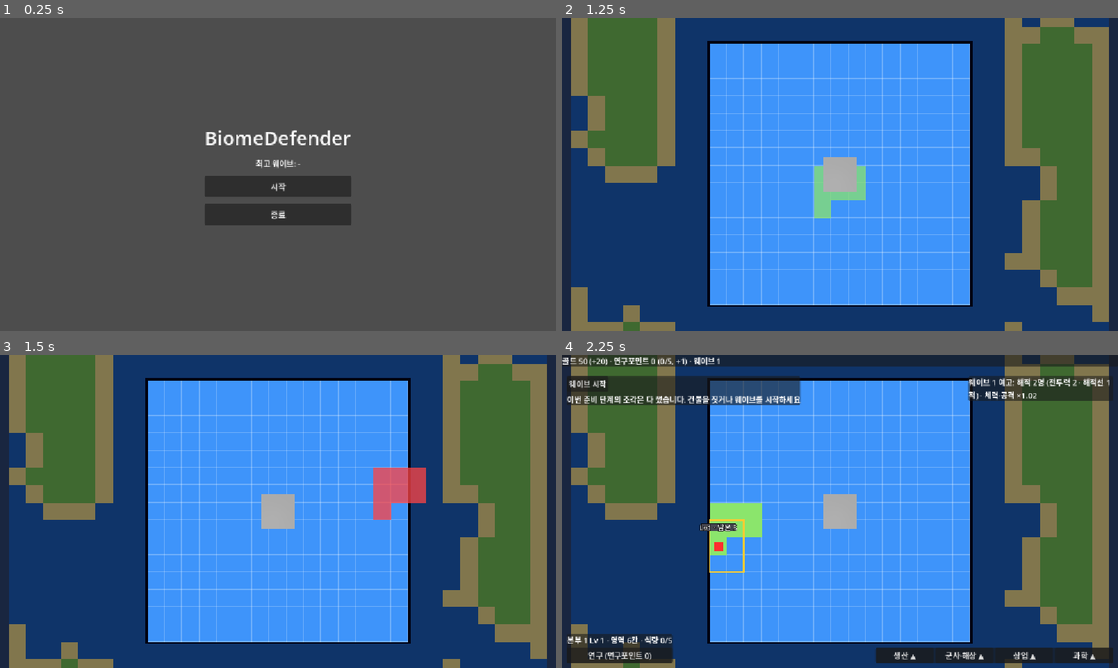
Above: before the commit, frames 1-4 (two rows, left to right).
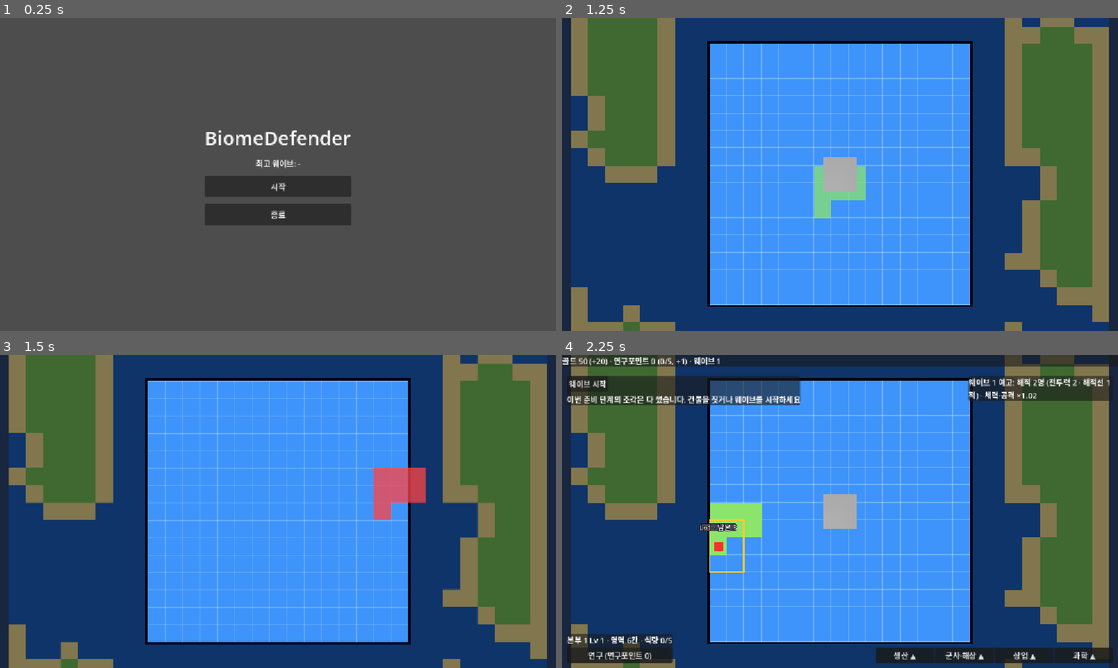
Above: after the commit, the same moments.

Repository: dpwns5889/Islander
Game: Godot game, scene res://assets/scenes/menu.tscn
Same seed, same stepped clock (60 frames per second), same inputs: the game is played once before the commit and once after it.
Inputs (mouse positions are in pixels of both pictures, inside the frame that each line leads up to):
- Up to frame 1 (0.25 s): no input
- Up to frame 2 (1.25 s): click "시작" at 0.5 s
- Up to frame 3 (1.5 s): tap Enter at 1.25 s; move the mouse to (400, 495) at 1.27 s; tap P at 1.35 s; click (400, 495) at 1.42 s
- Up to frame 4 (2.25 s): tap Space at 2 s; move the mouse to (728, 527) at 2.02 s; tap P at 2.1 s; click (728, 527) at 2.17 s

Frames 1-2 are identical in both runs. In frame 3, 7.4% of the frame differs, in the area x 1-99%, y 0-100%; in frame 4, nothing differs.

Commit message:
도트 화면 켜고 끄기 (기획서 v0.52)
- assets/scripts/pixel_view.gd: 도트 화면 켜고 끄기(끄면 원래 해상도, 외곽선 없음)
- assets/scripts/main.gd: P키로 전환
- tests/m29_flow.gd: 전환 점검
- docs/GameDesign.md, html: 7.2, 변경 이력, 다음 작업(M9 모델링·렌더링) 정리
- project.godot: 버전 0.52, 항목 순서 정리
- CLAUDE.md: 버전을 올리기 전 직전 버전 커밋 규칙

Co-Authored-By: Claude Sonnet 5.5 <noreply@anthropic.com>

Diff:
--- a/assets/scripts/main.gd
+++ b/assets/scripts/main.gd
@@ -995,6 +995,9 @@
 	var left: bool = event is InputEventMouseButton and event.pressed and event.button_index == MOUSE_BUTTON_LEFT
 	var right: bool = event is InputEventMouseButton and event.pressed and event.button_index == MOUSE_BUTTON_RIGHT
 	var key: int = (event as InputEventKey).keycode if event is InputEventKey and event.pressed else 0
+	if key == KEY_P and not event.is_echo(): # 도트 화면 켜고 끄기 (기획서 7.2)
+		pixel.set_enabled(not pixel.enabled)
+		return
 	if battle == null and event is InputEventMouseButton and event.pressed and (event.button_index == MOUSE_BUTTON_WHEEL_UP or event.button_index == MOUSE_BUTTON_WHEEL_DOWN):
 		_wheel_zoom(Balance.ZOOM_STEP if event.button_index == MOUSE_BUTTON_WHEEL_UP else 1.0 / Balance.ZOOM_STEP)
 		return
--- a/assets/scripts/pixel_view.gd
+++ b/assets/scripts/pixel_view.gd
@@ -7,6 +7,8 @@
 const LABEL_LAYER: int = 2 ## 글자(Label3D)가 그려지는 3D 레이어 번호 (1은 일반 물체)
 
 var camera: Camera3D ## 도트 화면을 그리는 카메라(격자에 맞춰 움직인다)
+var enabled: bool = true ## 끄면 원래 해상도로 외곽선 없이 그린다. 저장하지 않아 시작은 늘 도트 (기획서 7.2)
+var _post: MeshInstance3D
 var _sub: SubViewport
 var _tex: TextureRect
 var _lsub: SubViewport
@@ -38,18 +40,18 @@
 	camera.cull_mask = 1
 	_sub.add_child(camera)
 	camera.current = true
-	var post: MeshInstance3D = MeshInstance3D.new()
+	_post = MeshInstance3D.new()
 	var q: QuadMesh = QuadMesh.new()
 	q.size = Vector2(2, 2)
-	post.mesh = q
-	post.extra_cull_margin = 16384.0
+	_post.mesh = q
+	_post.extra_cull_margin = 16384.0
 	var pm: ShaderMaterial = ShaderMaterial.new()
 	pm.shader = POST_SHADER
 	pm.render_priority = 127 # 반투명 물체(격자·영역선·미리보기)를 다 그린 뒤 맨 마지막에 후처리한다
-	post.material_override = pm
-	post.cast_shadow = GeometryInstance3D.SHADOW_CASTING_SETTING_OFF
-	camera.add_child(post)
-	post.position = Vector3(0, 0, -1)
+	_post.material_override = pm
+	_post.cast_shadow = GeometryInstance3D.SHADOW_CASTING_SETTING_OFF
+	camera.add_child(_post)
+	_post.position = Vector3(0, 0, -1)
 	# 글자 전용 화면: 원래 해상도로 그려 도트 위에 얹는다
 	var front: CanvasLayer = CanvasLayer.new()
 	front.layer = -1
@@ -78,10 +80,21 @@
 	_resize()
 
 
+## 도트 화면을 켜고 끈다 (기획서 7.2)
+func set_enabled(on: bool) -> void:
+	enabled = on
+	_post.visible = on
+	_tex.texture_filter = CanvasItem.TEXTURE_FILTER_NEAREST if on else CanvasItem.TEXTURE_FILTER_LINEAR
+	_resize()
+
+
 func _resize() -> void:
 	var logical: Vector2 = get_viewport().get_visible_rect().size
-	_k = maxf(1.0, logical.y / float(Balance.PIXEL_HEIGHT))
-	_sub.size = Vector2i(ceili(logical.x / _k) + 2, Balance.PIXEL_HEIGHT + 2) # 위아래·양옆에 1도트씩 여유(카메라 격자 맞춤용)
+	var height: int = Balance.PIXEL_HEIGHT if enabled else maxi(1, get_window().size.y)
+	_k = logical.y / float(height)
+	if enabled:
+		_k = maxf(1.0, _k)
+	_sub.size = Vector2i(ceili(logical.x / _k) + 2, height + 2) # 위아래·양옆에 1도트씩 여유(카메라 격자 맞춤용)
 	_tex.size = Vector2(_sub.size) * _k
 	_lsub.size = Vector2i(maxi(1, get_window().size.x), maxi(1, get_window().size.y))
 
@@ -95,7 +108,7 @@
 
 func _process(_delta: float) -> void:
 	var basis: Basis = Basis.from_euler(Vector3(deg_to_rad(-_pitch), 0.0, 0.0))
-	var texel: float = _size / float(Balance.PIXEL_HEIGHT)
+	var texel: float = _size / float(_sub.size.y - 2)
 	var x: float = _pos.dot(basis.x)
 	var y: float = _pos.dot(basis.y)
 	var sx: float = roundf(x / texel) * texel
--- a/project.godot
+++ b/project.godot
@@ -11,7 +11,7 @@
 [application]
 
 config/name="Islander"
-config/version="0.51"
+config/version="0.52"
 run/main_scene="res://assets/scenes/menu.tscn"
 config/features=PackedStringArray("4.7", "Forward Plus")
 config/icon="res://icon.svg"
@@ -27,6 +27,14 @@
 window/stretch/mode="canvas_items"
 window/stretch/aspect="expand"
 
+[importer_defaults]
+
+texture={
+"compress/mode": 0,
+"detect_3d/compress_to": 0,
+"mipmaps/generate": false
+}
+
 [physics]
 
 3d/physics_engine="Jolt Physics"
@@ -34,11 +42,3 @@
 [rendering]
 
 rendering_device/driver.windows="d3d12"
-
-[importer_defaults]
-
-texture={
-"compress/mode": 0,
-"detect_3d/compress_to": 0,
-"mipmaps/generate": false
-}
--- /dev/null
+++ b/tests/m29_flow.gd
@@ -0,0 +1,38 @@
+extends SceneTree
+## M29 화면 흐름 점검: P키 도트 화면 켜고 끄기 godot --headless --script tests/m29_flow.gd
+
+
+func _initialize() -> void:
+	var fails: int = 0
+	var main: Node = load("res://assets/scenes/main.tscn").instantiate()
+	root.add_child(main)
+	await process_frame
+	var pv: PixelView = main.pixel
+	fails += _check(pv.enabled and pv._sub.size.y == Balance.PIXEL_HEIGHT + 2, "시작은 도트 화면")
+	_press(main, false)
+	await process_frame
+	fails += _check(not pv.enabled and not pv._post.visible and pv._sub.size.y == root.size.y + 2, "P: 원래 해상도, 외곽선 끔")
+	var center: Vector2 = root.get_visible_rect().size / 2.0
+	var off_ray: Vector3 = pv.ray(center)[0]
+	_press(main, true)
+	fails += _check(not pv.enabled, "키 반복 입력은 무시")
+	_press(main, false)
+	await process_frame
+	fails += _check(pv.enabled and pv._post.visible and pv._sub.size.y == Balance.PIXEL_HEIGHT + 2, "P 다시: 도트 화면")
+	fails += _check(off_ray.distance_to(pv.ray(center)[0]) < 0.2, "전환해도 마우스가 가리키는 곳은 같다")
+	print("M29 흐름 점검 실패 %d건" % fails)
+	quit(fails)
+
+
+func _press(main: Node, echo: bool) -> void:
+	var e: InputEventKey = InputEventKey.new()
+	e.keycode = KEY_P
+	e.pressed = true
+	e.echo = echo
+	main._unhandled_input(e)
+
+
+func _check(ok: bool, msg: String) -> int:
+	if not ok:
+		print("실패: ", msg)
+	return 0 if ok else 1
Not shown, added: tests/m29_flow.gd.uid
Not shown, changed: CLAUDE.md
Not shown, changed: docs/GameDesign.md
